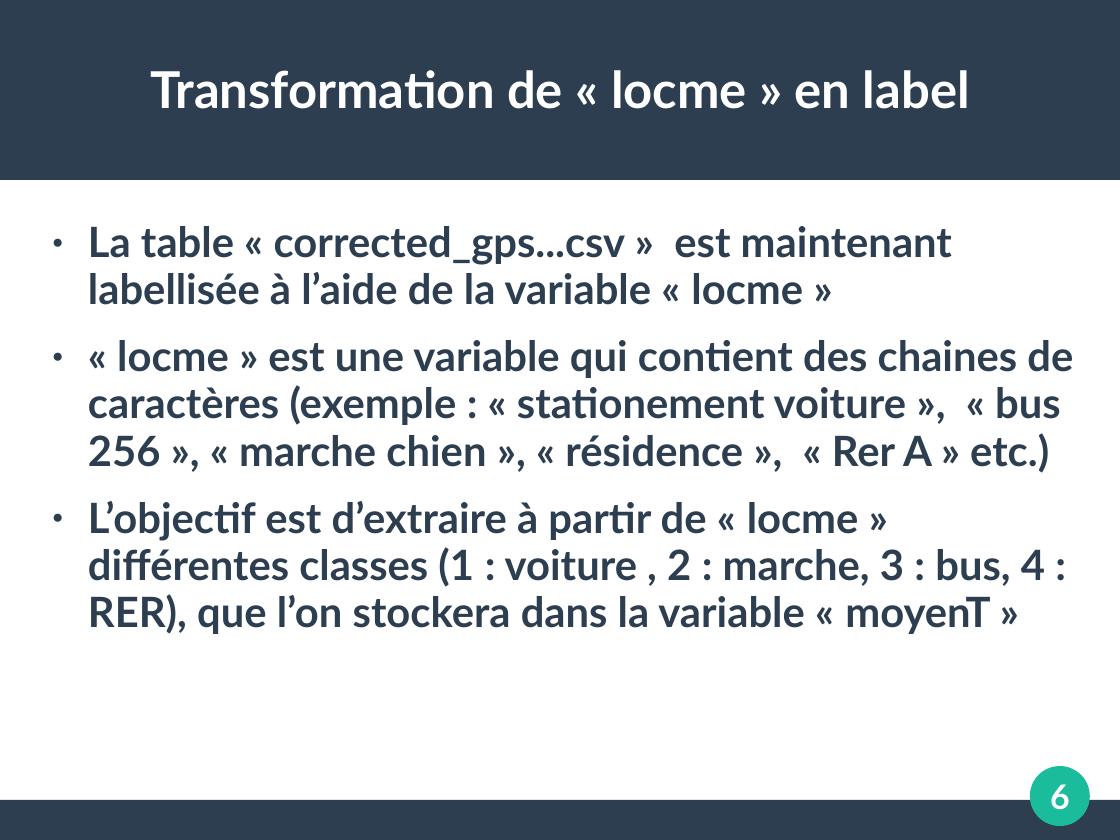
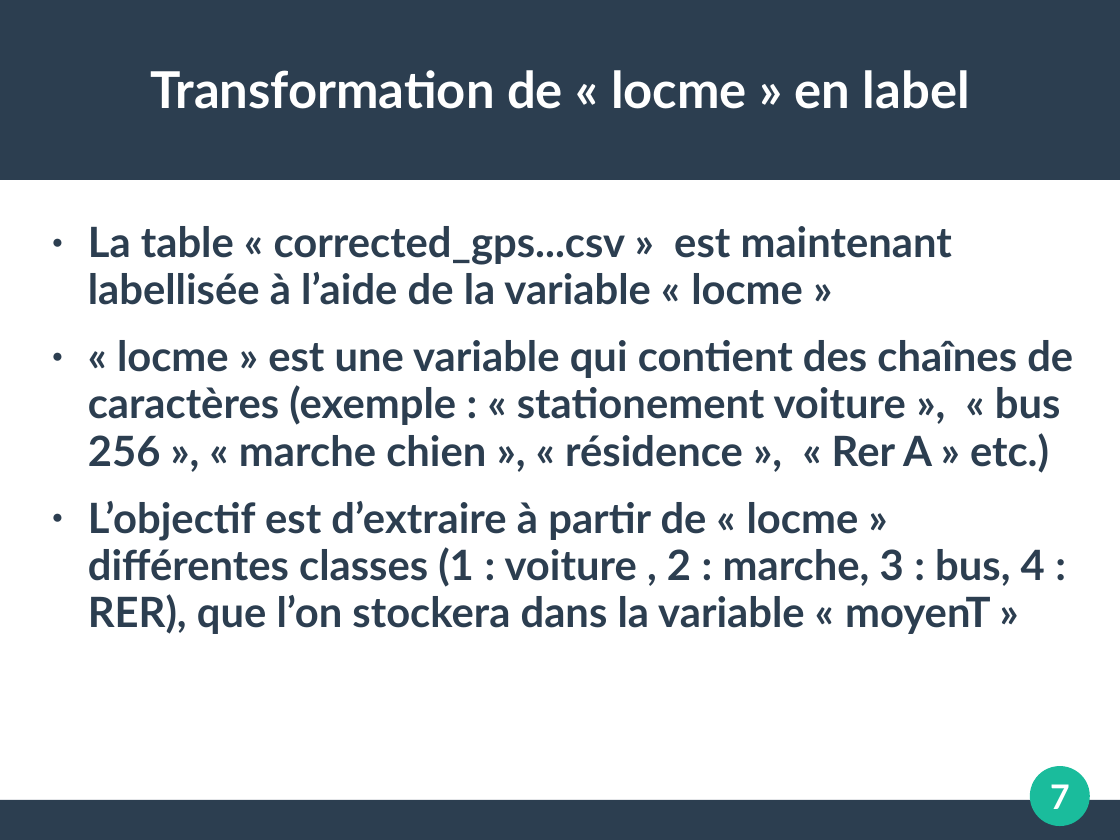
Before and after one commit to koper921/ProjetGps, a slide deck: slide 7 of Slide TER.ppt (slide 6 before the commit). Drawn at 1120x840 pixels with LibreOffice and Linux fonts; fonts in the diff are those of the drawing. Boxes give left, top, right and bottom in pixels: in the first picture for what was removed or moved away, otherwise in the second. Text is boxed around its words. In the diff, an @@ line names an element or a change of style, - is before the commit and + after.

```diff
--- a/Slide TER.ppt
+++ b/Slide TER.ppt
@@ text at box(88, 340, 1073, 473): text changed @@
-● « locme » est une variable qui contient des chaines de caractères (exemple : « stationement voiture », « bus 256 », « marche chien », « résidence », « Rer A » etc.)
+● « locme » est une variable qui contient des chaînes de caractères (exemple : « stationement voiture », « bus 256 », « marche chien », « résidence », « Rer A » etc.)
@@ page number at box(1050, 784, 1070, 809): text changed @@
-6
+7
```
Also in this commit, not shown: 12 other slides changed, 1 slide added, 3 other files.
